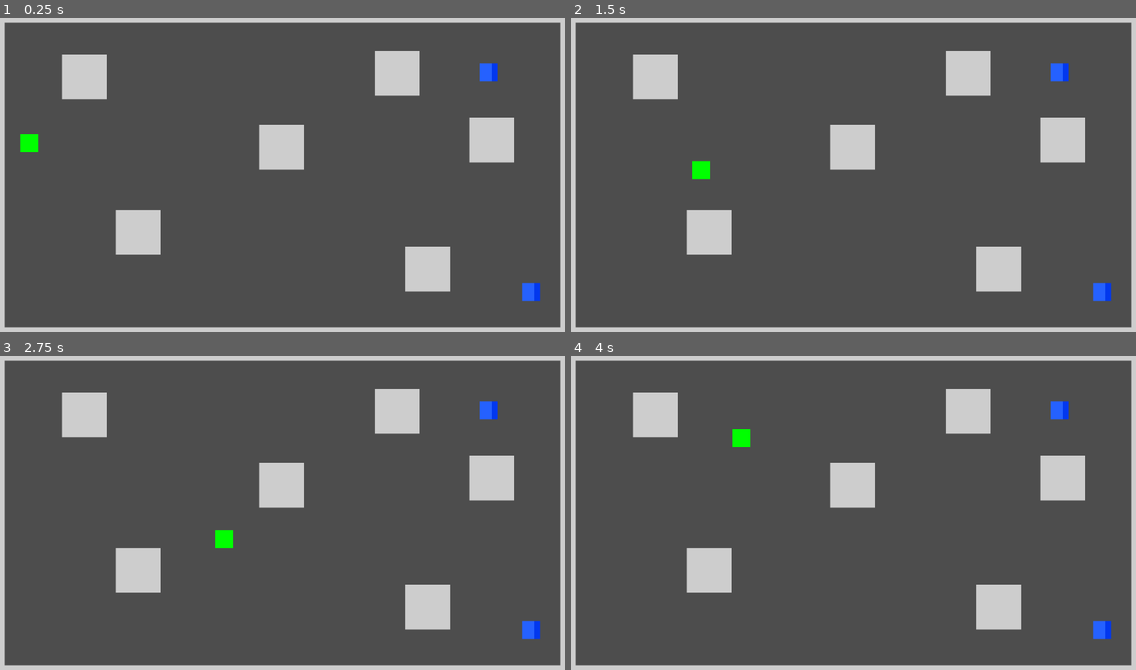
Above: before the commit, frames 1-4 (two rows, left to right).
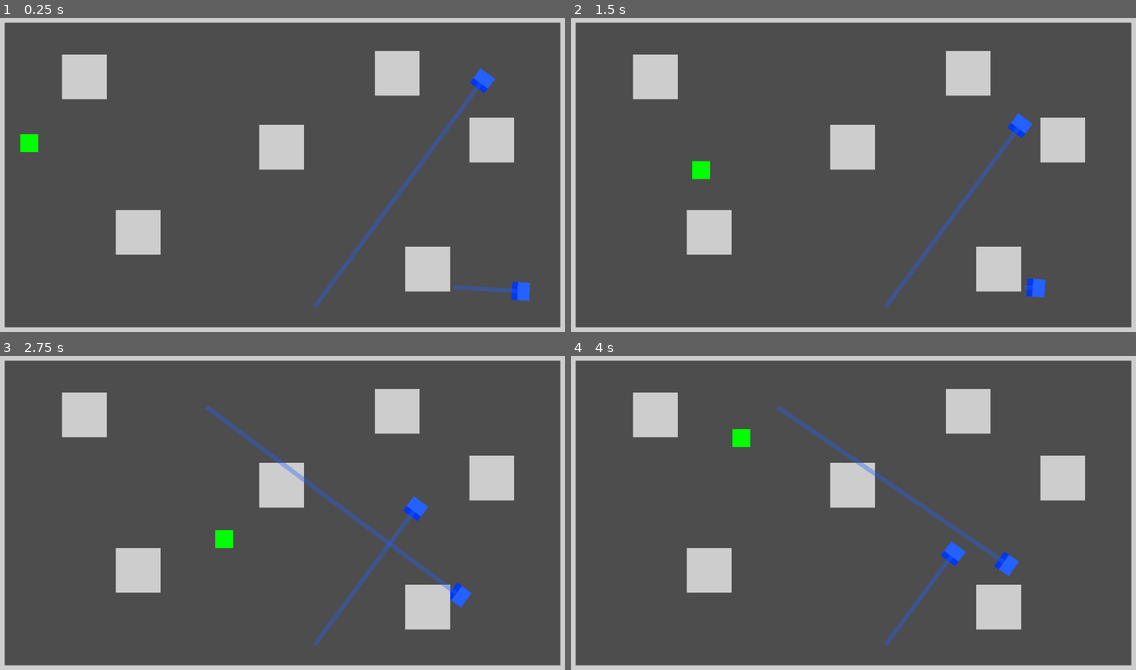
Above: after the commit, the same moments.

Repository: Toxe/godot-state-machines
Game: Godot game, scene res://scenes/main.tscn
Same seed, same stepped clock (60 frames per second), same inputs: the game is played once before the commit and once after it.
Inputs:
- Up to frame 1 (0.25 s): no input
- Up to frame 2 (1.5 s): tap Enter at 0.5 s; hold D (move_right) 0.53-1.28 s; hold S (move_down) from 1.28 s (still down)
- Up to frame 3 (2.75 s): release S (move_down) at 2.03 s; hold D (move_right) from 2.03 s (still down)
- Up to frame 4 (4 s): release D (move_right) at 2.78 s; hold W (move_up) 2.78-3.53 s; hold A (move_left) from 3.53 s (still down)

The runs differ from the first frame. In frame 1, 1.3% of the frame differs, in the area x 55-96%, y 14-93%; in frame 2, 1.3%; in frame 3, 1.9%, in the area x 36-96%, y 14-93%; in frame 4, 1.7%.

Commit message:
Guard: walks to random spots in walk state

Diff:
--- a/scenes/blue_guard/states/walk.gd
+++ b/scenes/blue_guard/states/walk.gd
@@ -1,7 +1,44 @@
 extends State
 
+const speed := 100.0
+
 @export var player_spotted_state: State = null
+
+var move_to := Vector2.ZERO
 
 
 func _ready() -> void:
     assert(player_spotted_state != null)
+
+
+func enter() -> void:
+    move_to = find_new_destination()
+
+
+func physics_process(_delta: float) -> State:
+    var guard := owner as BlueGuard
+
+    $Line2D.points[0] = guard.position
+    $Line2D.points[1] = move_to
+
+    guard.velocity = guard.position.direction_to(move_to) * speed
+    guard.look_at(move_to)
+
+    if guard.position.distance_to(move_to) > 5:
+        var old_position := guard.position
+        guard.move_and_slide()
+        var delta := guard.position - old_position
+        var moved_distance := delta.length()
+
+        if moved_distance < (_delta * speed * 0.25):
+            move_to = find_new_destination()
+    else:
+        move_to = find_new_destination()
+
+    return null
+
+
+func find_new_destination() -> Vector2:
+    var x := randf_range(50, ProjectSettings.get_setting("display/window/size/viewport_width") - 50)
+    var y := randf_range(50, ProjectSettings.get_setting("display/window/size/viewport_height") - 50)
+    return Vector2(x, y)
